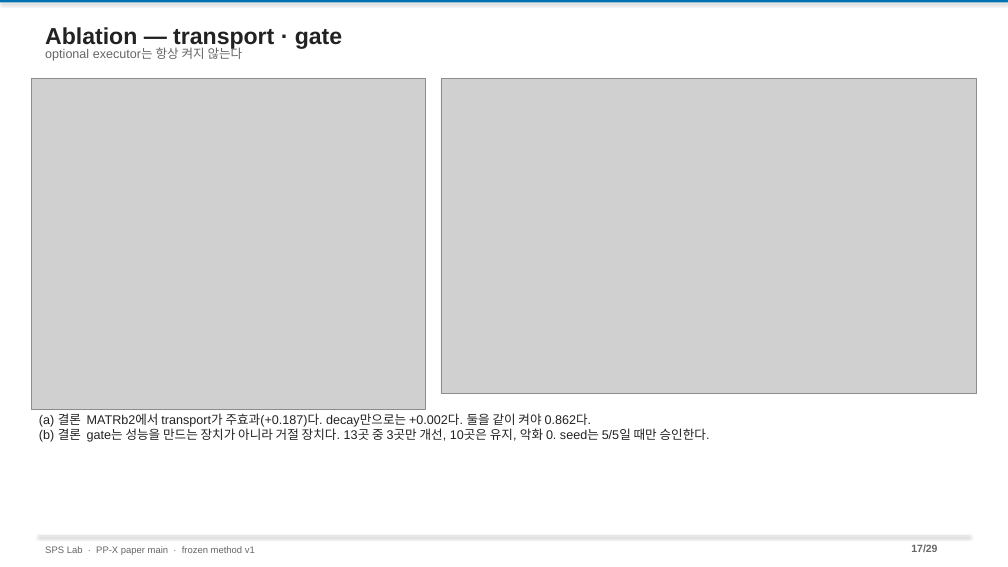
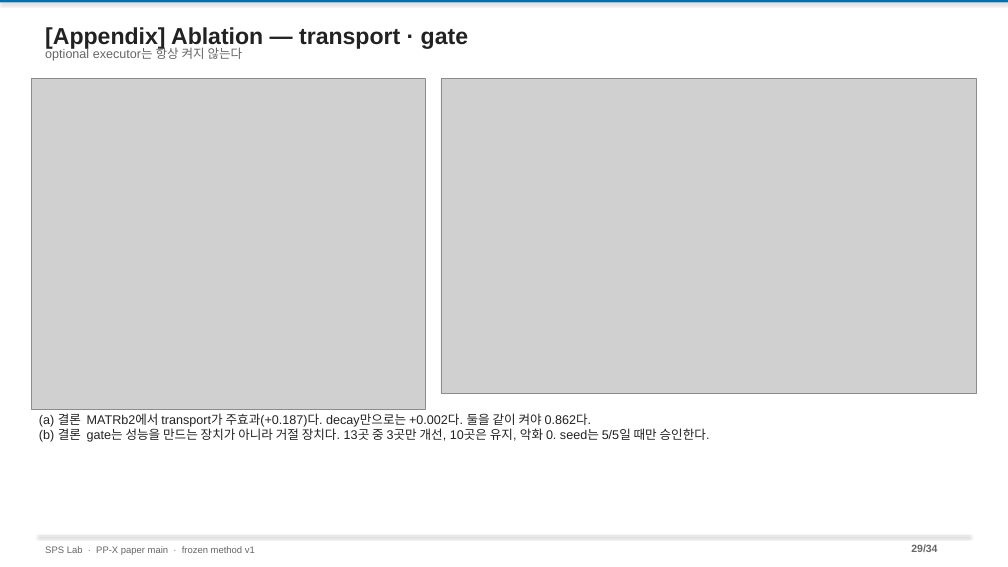
Before and after one commit to amumujs-create/pp_pae_total, a slide deck: slide 29 of output/PP_Research_Detailed_v2.pptx (slide 17 before the commit). Drawn at 1008x567 pixels with LibreOffice and Linux fonts; fonts in the diff are those of the drawing; grey boxes stand for pictures. Boxes give left, top, right and bottom in pixels: in the first picture for what was removed or moved away, otherwise in the second. Text is boxed around its words. In the diff, an @@ line names an element or a change of style, - is before the commit and + after.

```diff
--- a/output/PP_Research_Detailed_v2.pptx
+++ b/output/PP_Research_Detailed_v2.pptx
@@ text at (45, 27, 468, 49): text changed @@
-Ablation — transport · gate
+[Appendix] Ablation — transport · gate
@@ text at (911, 544, 937, 552): text changed @@
-17/29
+29/34
```
Also in this commit, not shown: 27 other slides changed, 5 slides added, 3 other files.
